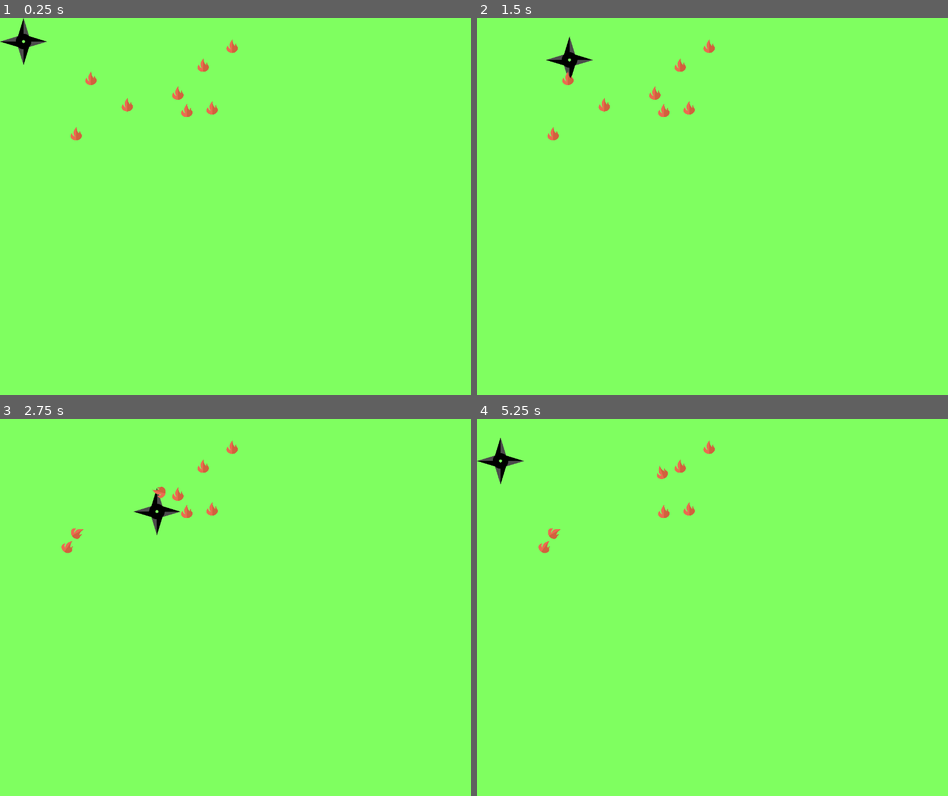
Above: before the commit, frames 1-4 (two rows, left to right).
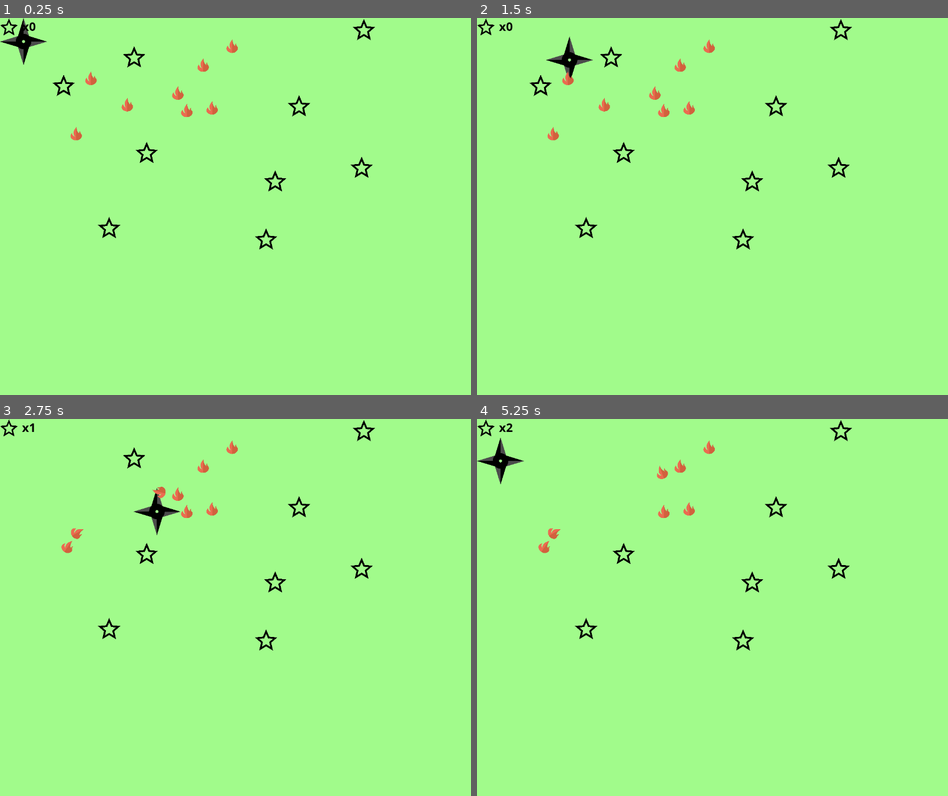
Above: after the commit, the same moments.

Repository: deengames-prototypes/kids-gamedev-template
Game: Godot game, scene res://Main.tscn
Same seed, same stepped clock (60 frames per second), same inputs: the game is played once before the commit and once after it.
Inputs:
- Up to frame 1 (0.25 s): no input
- Up to frame 2 (1.5 s): tap Enter at 0.5 s; hold Right (ui_right) 0.53-1.28 s; hold Down (ui_down) from 1.28 s (still down)
- Up to frame 3 (2.75 s): release Down (ui_down) at 2.03 s; hold Right (ui_right) from 2.03 s (still down)
- Up to frame 4 (5.25 s): release Right (ui_right) at 2.78 s; hold Up (ui_up) 2.78-3.53 s; hold Left (ui_left) 3.53-5.03 s; hold Down (ui_down) from 5.03 s (still down)

The runs differ from the first frame. In frame 1, 99% of the frame differs, in the area x 0-100%, y 0-100%; in frame 2, 99%; in frame 3, 99%; in frame 4, 99%.

Commit message:
Import collectable blocks and UI layer + new font

Diff:
--- /dev/null
+++ b/Khalid/Entities/CollectableBlock.gd
@@ -0,0 +1,5 @@
+extends Area2D
+
+func _on_Block_body_entered(body):
+	get_parent().remove_child(self)
+	Globals.collected_heart()
--- /dev/null
+++ b/Khalid/Entities/CollectableBlock.tscn
@@ -0,0 +1,22 @@
+[gd_scene load_steps=4 format=2]
+
+[ext_resource path="res://Entities/CollectableBlock.gd" type="Script" id=1]
+[ext_resource path="res://Assets/star.png" type="Texture" id=2]
+
+[sub_resource type="RectangleShape2D" id=1]
+extents = Vector2( 30, 32 )
+
+[node name="Block" type="Area2D"]
+linear_damp = 0.0
+angular_damp = 0.0
+script = ExtResource( 1 )
+
+[node name="ColorRect" type="Sprite" parent="."]
+scale = Vector2( 0.125, 0.125 )
+texture = ExtResource( 2 )
+centered = false
+
+[node name="CollisionShape2D" type="CollisionShape2D" parent="."]
+position = Vector2( 30, 32 )
+shape = SubResource( 1 )
+[connection signal="body_entered" from="." to="." method="_on_Block_body_entered"]
--- /dev/null
+++ b/Khalid/Main.gd
@@ -0,0 +1,9 @@
+extends Node2D
+
+# Declare member variables here. Examples:
+# var a = 2
+# var b = "text"
+
+# Called when the node enters the scene tree for the first time.
+func _ready():
+	Globals.star_label = $CanvasLayer/StarLabel
--- a/Khalid/Main.tscn
+++ b/Khalid/Main.tscn
@@ -1,32 +1,89 @@
-[gd_scene load_steps=3 format=2]
+[gd_scene load_steps=8 format=2]
 
-[ext_resource path="res://Entities/Player.tscn" type="PackedScene" id=1]
+[ext_resource path="res://Main.gd" type="Script" id=1]
 [ext_resource path="res://Entities/Block.tscn" type="PackedScene" id=2]
+[ext_resource path="res://Entities/CollectableBlock.tscn" type="PackedScene" id=3]
+[ext_resource path="res://Entities/Player.tscn" type="PackedScene" id=4]
+[ext_resource path="res://Assets/star.png" type="Texture" id=5]
+[ext_resource path="res://Fonts/OpenSans-Bold.ttf" type="DynamicFontData" id=6]
+
+[sub_resource type="DynamicFont" id=1]
+size = 32
+font_data = ExtResource( 6 )
 
 [node name="Node2D" type="Node2D"]
+script = ExtResource( 1 )
 
-[node name="Player" parent="." instance=ExtResource( 1 )]
+[node name="Blocks" type="Node" parent="."]
+editor/display_folded = true
 
-[node name="Node2D" parent="." instance=ExtResource( 2 )]
+[node name="Node2D9" parent="Blocks" instance=ExtResource( 2 )]
 position = Vector2( 323.626, 214.796 )
 
-[node name="Node2D2" parent="." instance=ExtResource( 2 )]
+[node name="Node2D2" parent="Blocks" instance=ExtResource( 2 )]
 position = Vector2( 184.725, 293.554 )
 
-[node name="Node2D3" parent="." instance=ExtResource( 2 )]
+[node name="Node2D3" parent="Blocks" instance=ExtResource( 2 )]
 position = Vector2( 224.82, 143.197 )
 
-[node name="Node2D4" parent="." instance=ExtResource( 2 )]
+[node name="Node2D4" parent="Blocks" instance=ExtResource( 2 )]
 position = Vector2( 608.588, 55.8469 )
 
-[node name="Node2D5" parent="." instance=ExtResource( 2 )]
+[node name="Node2D5" parent="Blocks" instance=ExtResource( 2 )]
 position = Vector2( 554.174, 223.388 )
 
-[node name="Node2D6" parent="." instance=ExtResource( 2 )]
+[node name="Node2D6" parent="Blocks" instance=ExtResource( 2 )]
 position = Vector2( 485.439, 230.548 )
 
-[node name="Node2D7" parent="." instance=ExtResource( 2 )]
+[node name="Node2D7" parent="Blocks" instance=ExtResource( 2 )]
 position = Vector2( 461.095, 183.292 )
 
-[node name="Node2D8" parent="." instance=ExtResource( 2 )]
+[node name="Node2D8" parent="Blocks" instance=ExtResource( 2 )]
 position = Vector2( 529.83, 107.398 )
+
+[node name="Stars" type="Node" parent="."]
+
+[node name="Block" parent="Stars" instance=ExtResource( 3 )]
+position = Vector2( 142.539, 152.313 )
+
+[node name="Block2" parent="Stars" instance=ExtResource( 3 )]
+position = Vector2( 692.713, 569.58 )
+
+[node name="Block3" parent="Stars" instance=ExtResource( 3 )]
+position = Vector2( 958.528, 0.860107 )
+
+[node name="Block4" parent="Stars" instance=ExtResource( 3 )]
+position = Vector2( 266.173, 538.671 )
+
+[node name="Block5" parent="Stars" instance=ExtResource( 3 )]
+position = Vector2( 717.44, 411.946 )
+
+[node name="Block6" parent="Stars" instance=ExtResource( 3 )]
+position = Vector2( 368.172, 334.674 )
+
+[node name="Block7" parent="Stars" instance=ExtResource( 3 )]
+position = Vector2( 334.172, 75.041 )
+
+[node name="Block8" parent="Stars" instance=ExtResource( 3 )]
+position = Vector2( 782.349, 207.948 )
+
+[node name="Block9" parent="Stars" instance=ExtResource( 3 )]
+position = Vector2( 952.346, 374.855 )
+
+[node name="Player" parent="." instance=ExtResource( 4 )]
+
+[node name="CanvasLayer" type="CanvasLayer" parent="."]
+
+[node name="Sprite" type="Sprite" parent="CanvasLayer"]
+scale = Vector2( 0.1, 0.1 )
+texture = ExtResource( 5 )
+centered = false
+
+[node name="StarLabel" type="Label" parent="CanvasLayer"]
+margin_left = 60.0
+margin_right = 100.0
+margin_bottom = 45.0
+custom_fonts/font = SubResource( 1 )
+custom_colors/font_color = Color( 0, 0, 0, 1 )
+custom_colors/font_outline_modulate = Color( 0, 0, 0, 1 )
+text = "x0"
--- /dev/null
+++ b/Khalid/Scripts/Globals.gd
@@ -0,0 +1,8 @@
+extends Node
+
+var stars_collected = 0
+var star_label
+
+func collected_heart():
+	stars_collected += 1
+	star_label.text = "x" + str(stars_collected)
--- a/Khalid/project.godot
+++ b/Khalid/project.godot
@@ -19,6 +19,10 @@
 run/main_scene="res://Main.tscn"
 boot_splash/bg_color=Color( 0.388235, 1, 0.611765, 1 )
 config/icon="res://icon.png"
+
+[autoload]
+
+Globals="*res://Scripts/Globals.gd"
 
 [display]
 
@@ -62,5 +66,5 @@
 
 [rendering]
 
-environment/default_clear_color=Color( 0.501961, 1, 0.380392, 1 )
+environment/default_clear_color=Color( 0.635294, 0.988235, 0.54902, 1 )
 environment/default_environment="res://default_env.tres"
Binary file added: Khalid/Assets/star.png
Not shown, added: Khalid/Assets/star.png.import
Binary file added: Khalid/Fonts/OpenSans-Bold.ttf
